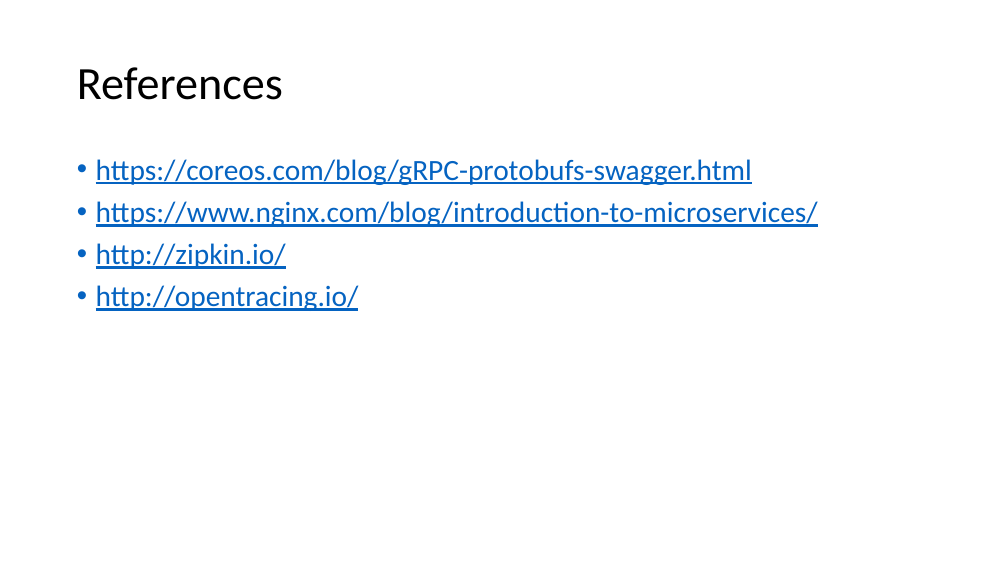
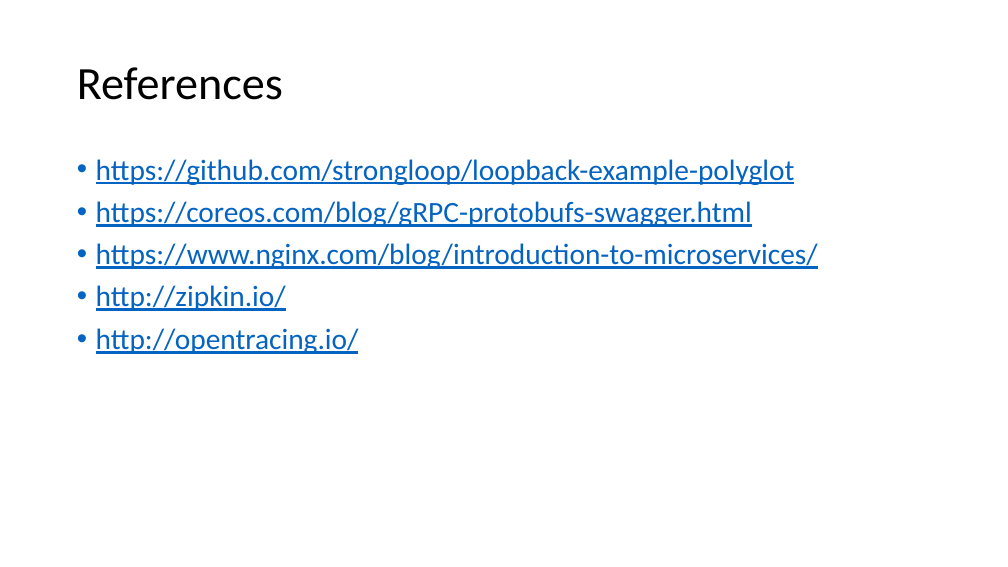
Before and after one commit to strongloop/loopback-example-polyglot, a slide deck: slide 14 of Polyglot Microservices.pptx. Drawn at 1008x567 pixels with LibreOffice and Linux fonts; fonts in the diff are those of the drawing. Boxes give left, top, right and bottom in pixels: in the first picture for what was removed or moved away, otherwise in the second. Text is boxed around its words. In the diff, an @@ line names an element or a change of style, - is before the commit and + after.

```diff
--- a/Polyglot Microservices.pptx
+++ b/Polyglot Microservices.pptx
@@ text at (96,159,795,185): paragraph added @@
+• https://github.com/strongloop/loopback-example-polyglot
```
Also in this commit, not shown: 8 other slides changed.
